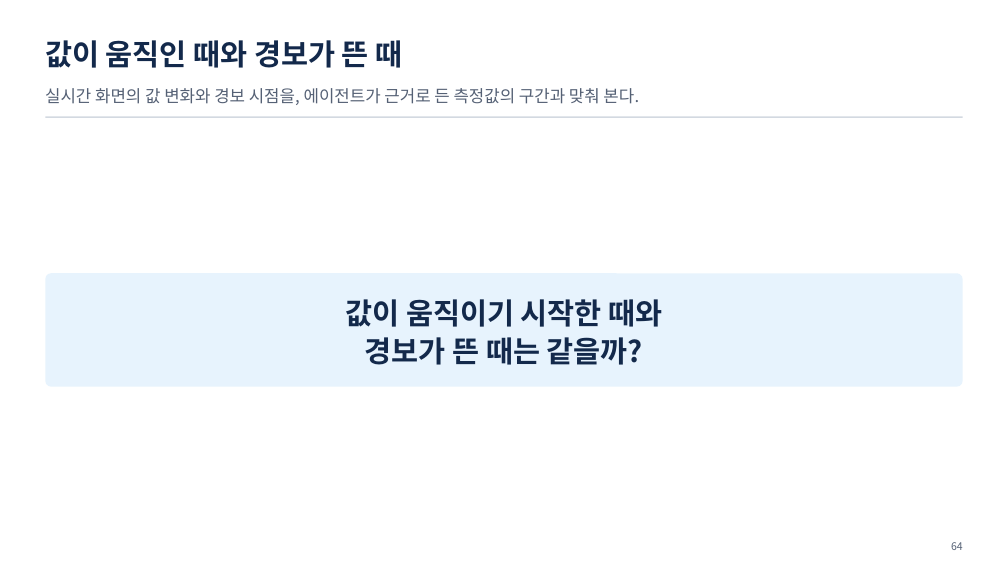
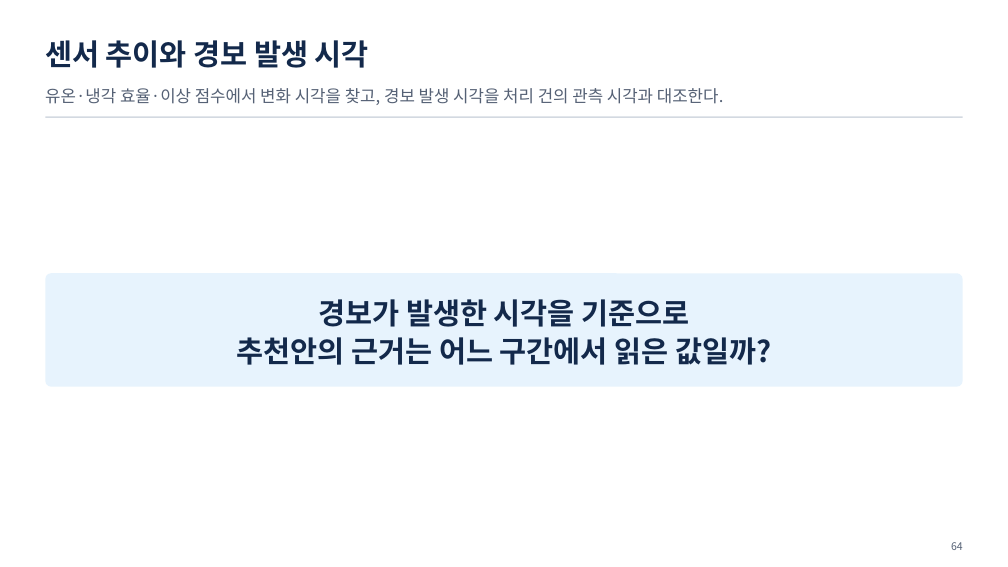
Before and after one commit to uengine-oss/hyd-iot-edu, a slide deck: slide 64 of workspace/강의제작/산출물/통합반/이론/05회차/통합반_05일차.pptx. Drawn at 1008x567 pixels with LibreOffice and Linux fonts; fonts in the diff are those of the drawing. Boxes give left, top, right and bottom in pixels: in the first picture for what was removed or moved away, otherwise in the second. Text is boxed around its words. In the diff, an @@ line names an element or a change of style, - is before the commit and + after.

Commit message:
통합반 5회차 63~64장 센서 변화와 경보 발생 시각의 비교 기준을 실습 소개에 반영한다

```diff
--- a/workspace/강의제작/산출물/통합반/이론/05회차/통합반_05일차.pptx
+++ b/workspace/강의제작/산출물/통합반/이론/05회차/통합반_05일차.pptx
@@ text at <box>45,40,369,68</box>: text changed @@
-값이 움직인 때와 경보가 뜬 때
+센서 추이와 경보 발생 시각
@@ text at <box>45,88,724,105</box>: text changed @@
-실시간 화면의 값 변화와 경보 시점을, 에이전트가 근거로 든 측정값의 구간과 맞춰 본다.
+유온·냉각 효율·이상 점수에서 변화 시각을 찾고, 경보 발생 시각을 처리 건의 관측 시각과 대조한다.
@@ text at <box>237,299,771,365</box>: text changed @@
-값이 움직이기 시작한 때와
-경보가 뜬 때는 같을까?
+경보가 발생한 시각을 기준으로
+추천안의 근거는 어느 구간에서 읽은 값일까?
```
Also in this commit, not shown: 1 other slide changed, 18 other files.
